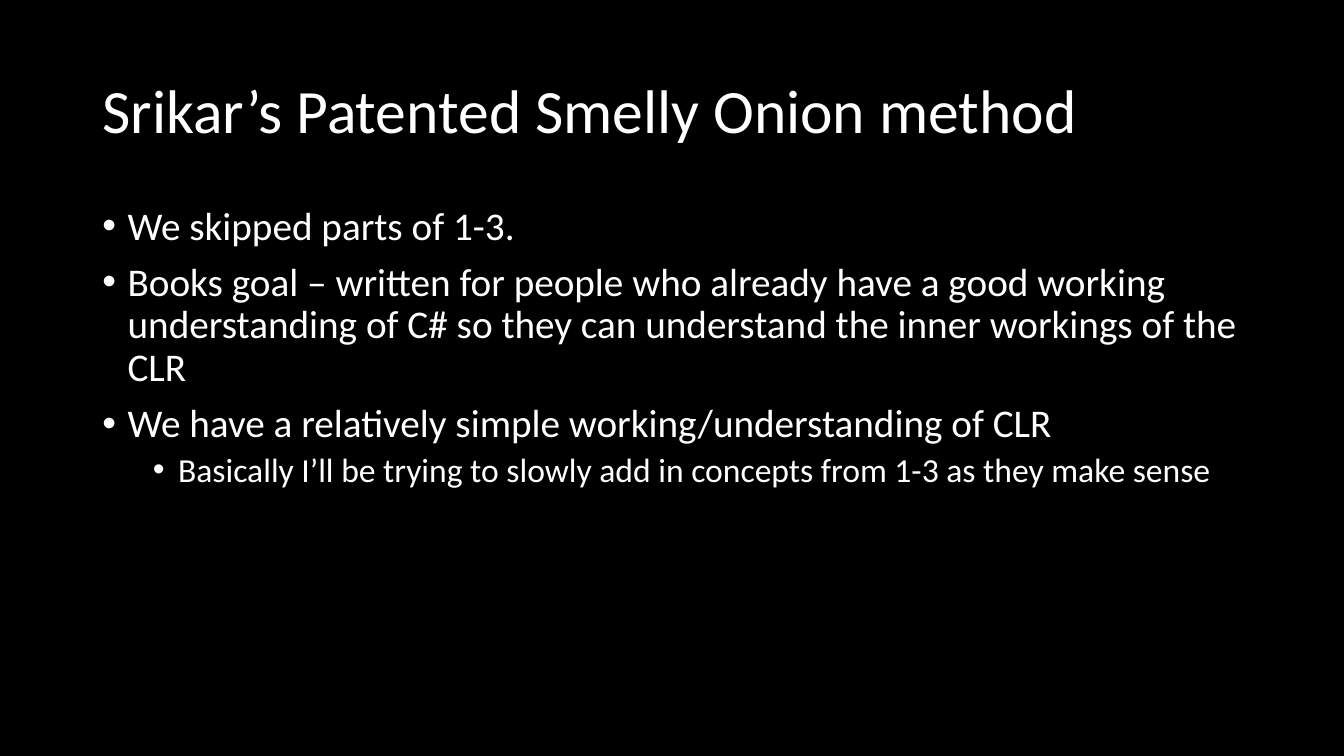
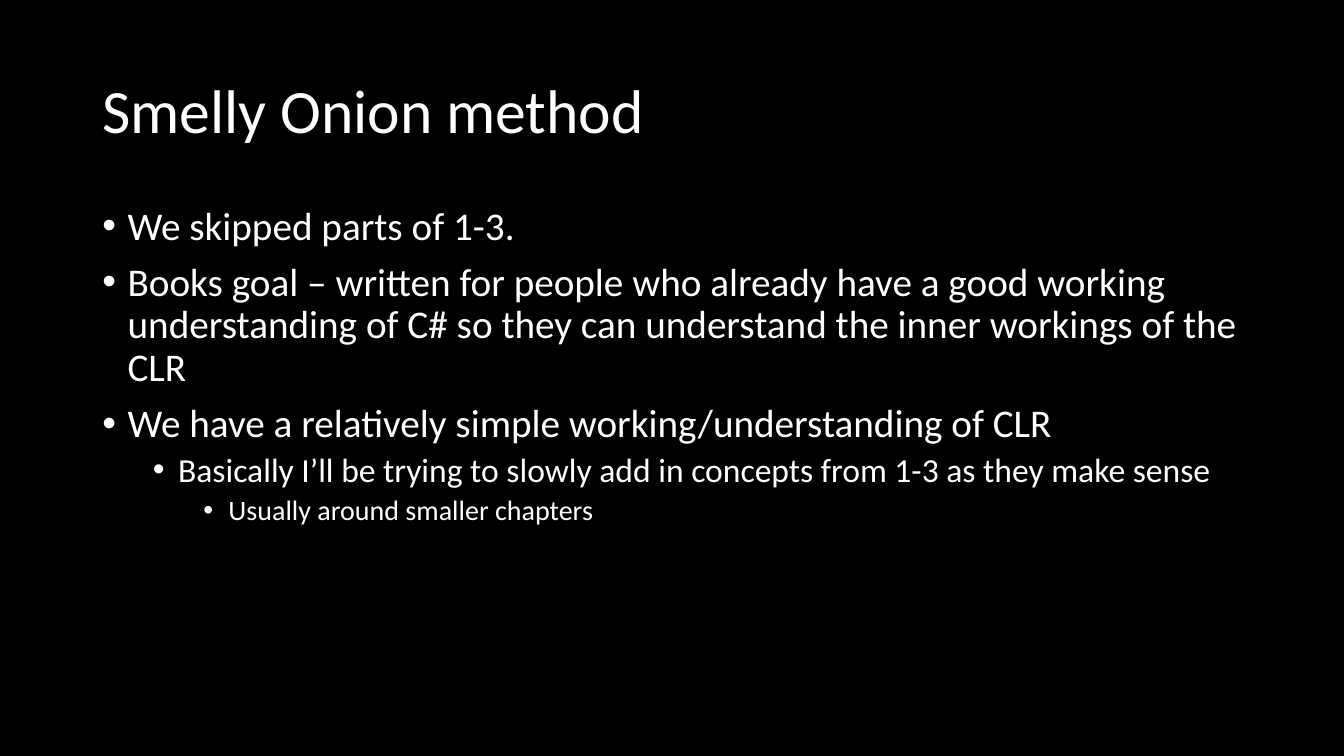
Before and after one commit to microsoft/Flash_University, a slide deck: slide 3 of CLR_via_CSharp/Week3/CLR_Via_CSharp_chapter5.pptx. Drawn at 1344x756 pixels with LibreOffice and Linux fonts; fonts in the diff are those of the drawing. Boxes give left, top, right and bottom in pixels: in the first picture for what was removed or moved away, otherwise in the second. Text is boxed around its words. In the diff, an @@ line names an element or a change of style, - is before the commit and + after.

```diff
--- a/CLR_via_CSharp/Week3/CLR_Via_CSharp_chapter5.pptx
+++ b/CLR_via_CSharp/Week3/CLR_Via_CSharp_chapter5.pptx
@@ title at bbox=[102, 90, 643, 143]: text changed @@
-Srikar’s Patented Smelly Onion method
+Smelly Onion method
@@ text at bbox=[228, 500, 593, 525]: paragraph added @@
+    • Usually around smaller chapters
```
Also in this commit, not shown: 2 other slides changed, 7 slides added, 1 slide removed, 3 other files.
